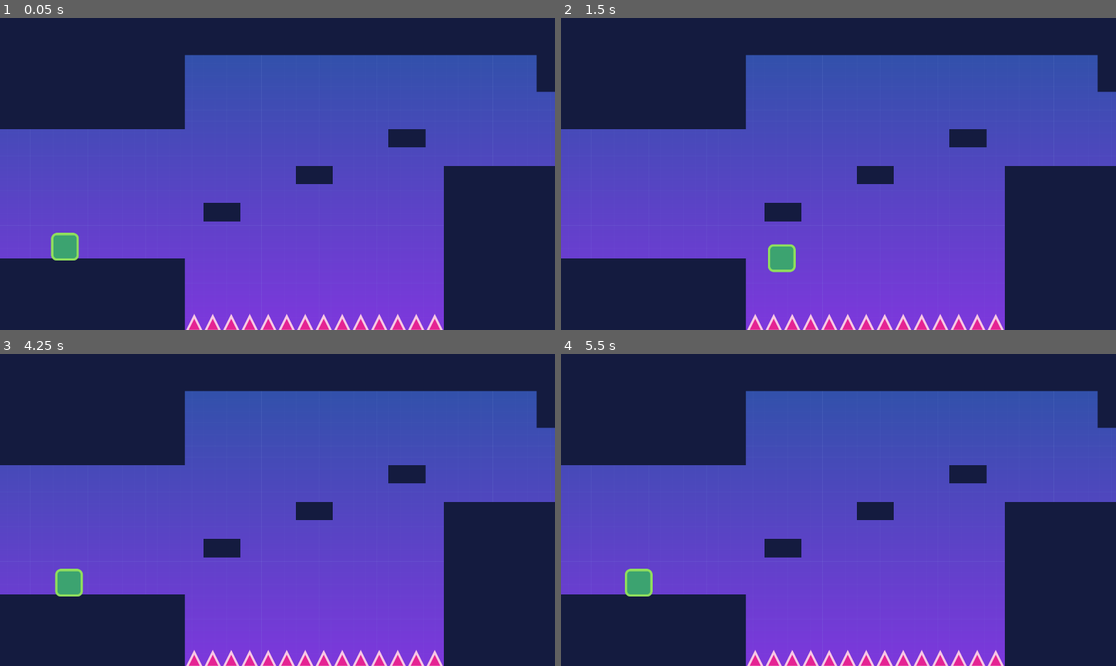
Above: before the commit, frames 1-4 (two rows, left to right).
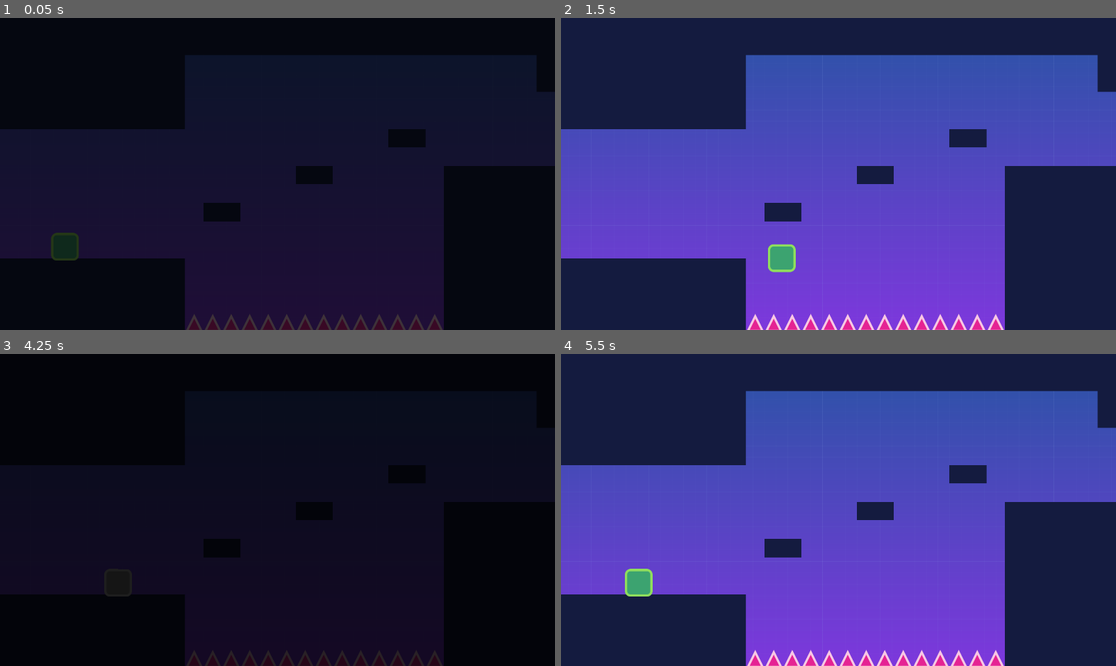
Above: after the commit, the same moments.

Repository: noor-shalaby/solid-ground
Game: Godot game, scene res://scenes/game.tscn
Same seed, same stepped clock (60 frames per second), same inputs: the game is played once before the commit and once after it.
Inputs:
- Up to frame 1 (0.05 s): no input
- Up to frame 2 (1.5 s): tap Enter at 0.5 s; hold D (right) from 0.53 s (still down); tap W (jump) at 0.77 s
- Up to frame 3 (4.25 s): tap W (jump) at 1.52, 3.02, 3.77 s; release D (right) at 2.03 s; hold A (left) 2.03-2.78 s; hold D (right) from 2.78 s (still down)
- Up to frame 4 (5.5 s): release D (right) at 4.28 s; hold A (left) 4.28-5.03 s; tap W (jump) at 4.52 s; hold D (right) from 5.03 s (still down)

The runs differ from the first frame. In frame 1, 100% of the frame differs, in the area x 0-100%, y 0-100%; in frame 2, nothing differs; in frame 3, 100%; in frame 4, nothing differs.

Commit message:
Add: SceneTransitioner autoload for fading animations when reloading scene

Diff:
--- a/project.godot
+++ b/project.godot
@@ -15,6 +15,10 @@
 config/features=PackedStringArray("4.5", "GL Compatibility")
 boot_splash/image="uid://cvsx1sjwjnk8g"
 config/icon="uid://cvr5umn1mjtor"
+
+[autoload]
+
+SceneTransitioner="*res://scenes/scene_transitioner.tscn"
 
 [debug]
 
--- /dev/null
+++ b/scenes/scene_transitioner.tscn
@@ -0,0 +1,16 @@
+[gd_scene load_steps=2 format=3 uid="uid://c3pulmm6p27l7"]
+
+[ext_resource type="Script" uid="uid://bhs11k508ynsc" path="res://scripts/scene_transitioner.gd" id="1_as28u"]
+
+[node name="SceneTransitioner" type="CanvasLayer"]
+process_mode = 3
+layer = 128
+script = ExtResource("1_as28u")
+
+[node name="Dim" type="ColorRect" parent="."]
+anchors_preset = 15
+anchor_right = 1.0
+anchor_bottom = 1.0
+grow_horizontal = 2
+grow_vertical = 2
+color = Color(0, 0, 0, 1)
--- a/scripts/player_dead.gd
+++ b/scripts/player_dead.gd
@@ -14,4 +14,4 @@
 
 func _on_sleeping_state_changed() -> void:
 	if sleeping:
-		get_tree().call_deferred("reload_current_scene")
+		SceneTransitioner.trans_to_scene()
--- /dev/null
+++ b/scripts/scene_transitioner.gd
@@ -0,0 +1,57 @@
+extends CanvasLayer
+
+
+@export var fade_in_duration: float = 0.1
+@export var fade_out_duration: float = 0.2
+
+@onready var scene_tree: SceneTree = get_tree()
+@onready var scene_root: Node = $/root
+@onready var dim: ColorRect = $Dim
+
+var tween: Tween
+
+func _ready() -> void:
+	fade_out()
+
+
+func trans_to_scene(scene_path: String = "") -> void:
+	scene_tree.paused = true
+
+	show()
+	reset_tween()
+	tween.tween_property(dim, "color:a", 1.0, fade_in_duration)
+	await tween.finished
+
+	if scene_path:
+		scene_tree.change_scene_to_file(scene_path)
+	else:
+		scene_tree.reload_current_scene()
+
+	await scene_root.child_entered_tree
+	fade_out()
+
+
+func quit() -> void:
+	scene_tree.paused = true
+
+	show()
+	reset_tween()
+	tween.tween_property(dim, "color:a", 1.0, fade_in_duration)
+	await tween.finished
+
+	scene_tree.quit()
+
+
+func fade_out() -> void:
+	reset_tween()
+	tween.tween_property(dim, "color:a", 0.0, fade_out_duration)
+	await tween.finished
+
+	hide()
+	scene_tree.paused = false
+
+
+func reset_tween() -> void:
+	if tween:
+		tween.kill()
+	tween = create_tween()
Not shown, added: scripts/scene_transitioner.gd.uid
